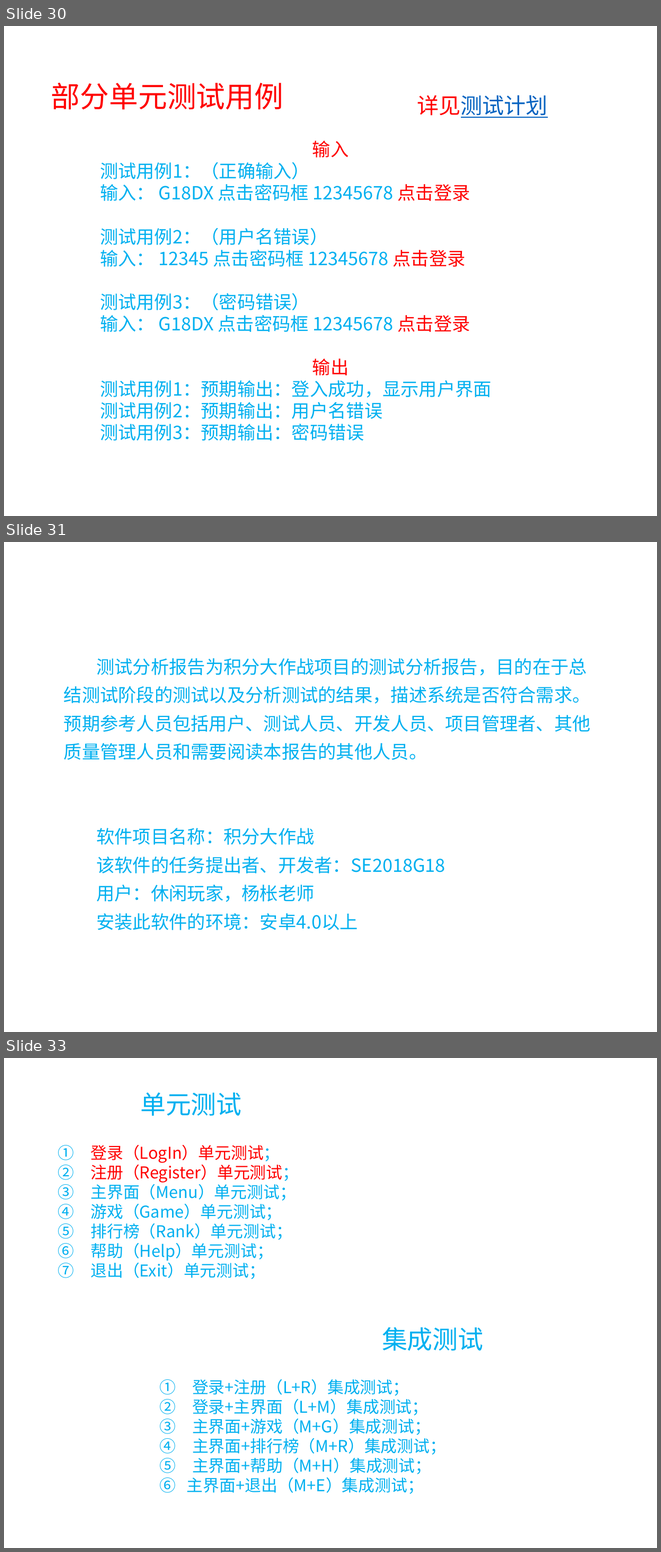
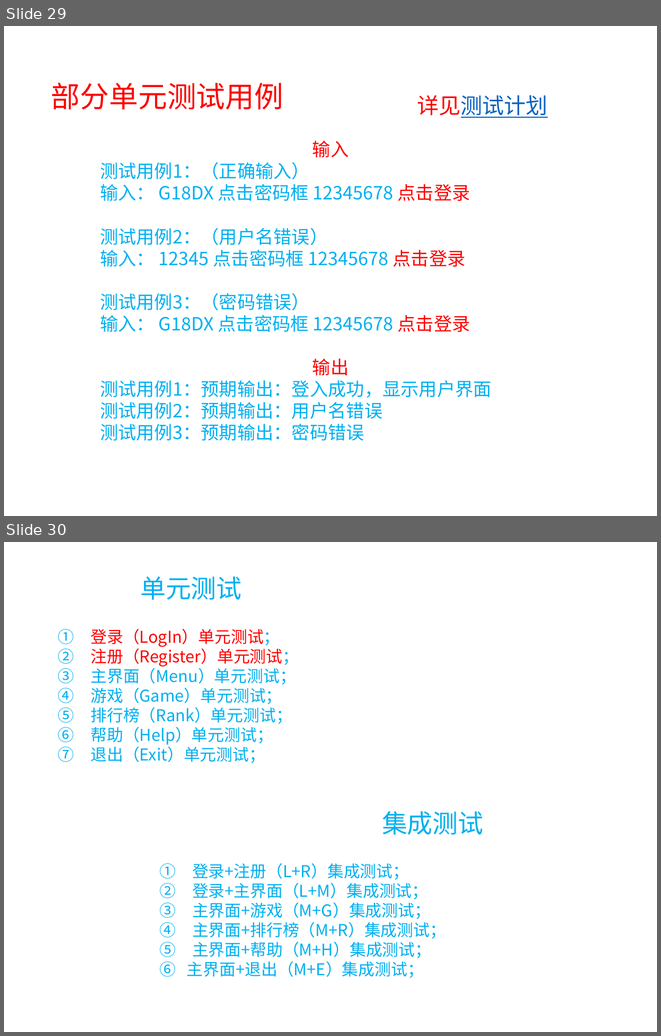
Before and after one commit to SE2018G18/SE2018-G18-Project, a slide deck: SE2018春-G18-项目总结.pptx. Shown one above the other, each under a label of ours: slides 30, 31 and 33 before the commit, slides 29 and 30 after it; the slides between them are not shown. The pictures are 661x1552 and 661x1036 pixels, drawn with LibreOffice and Linux fonts; fonts in the diff are those of the drawing; background and template pictures are left out. Boxes give left, top, right and bottom in pixels: in the first picture for what was removed or moved away, otherwise in the second. Text is boxed around its words. In the diff, an @@ line names an element or a change of style, - is before the commit and + after.

```diff
--- a/SE2018春-G18-项目总结.pptx
+++ b/SE2018春-G18-项目总结.pptx
@@ slide 31 removed at (4,542,657,1032), background picture (left out) @@
@@ text removed at (64,658,591,930) @@
-测试分析报告为积分大作战项目的测试分析报告，目的在于总结测试阶段的测试以及分析测试的结果，描述系统是否符合需求。预期参考人员包括用户、测试人员、开发人员、项目管理者、其他质量管理人员和需要阅读本报告的其他人员。
-软件项目名称：积分大作战
-该软件的任务提出者、开发者：SE2018G18
-用户：休闲玩家，杨枨老师
-安装此软件的环境：安卓4.0以上
@@ what was slide 30 is now slide 29 @@
@@ what was slide 33 is now slide 30 @@
```
Also in this commit, not shown: 5 slides changed, 2 slides added, 6 other slides removed, 10 other files.
